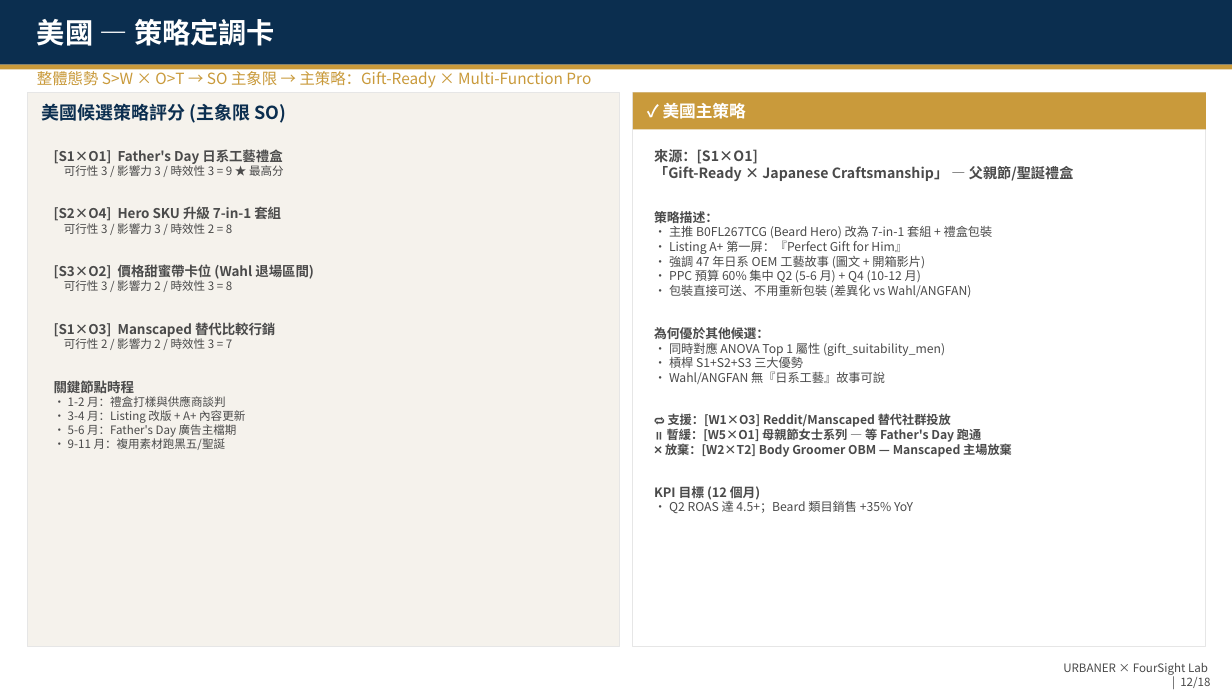
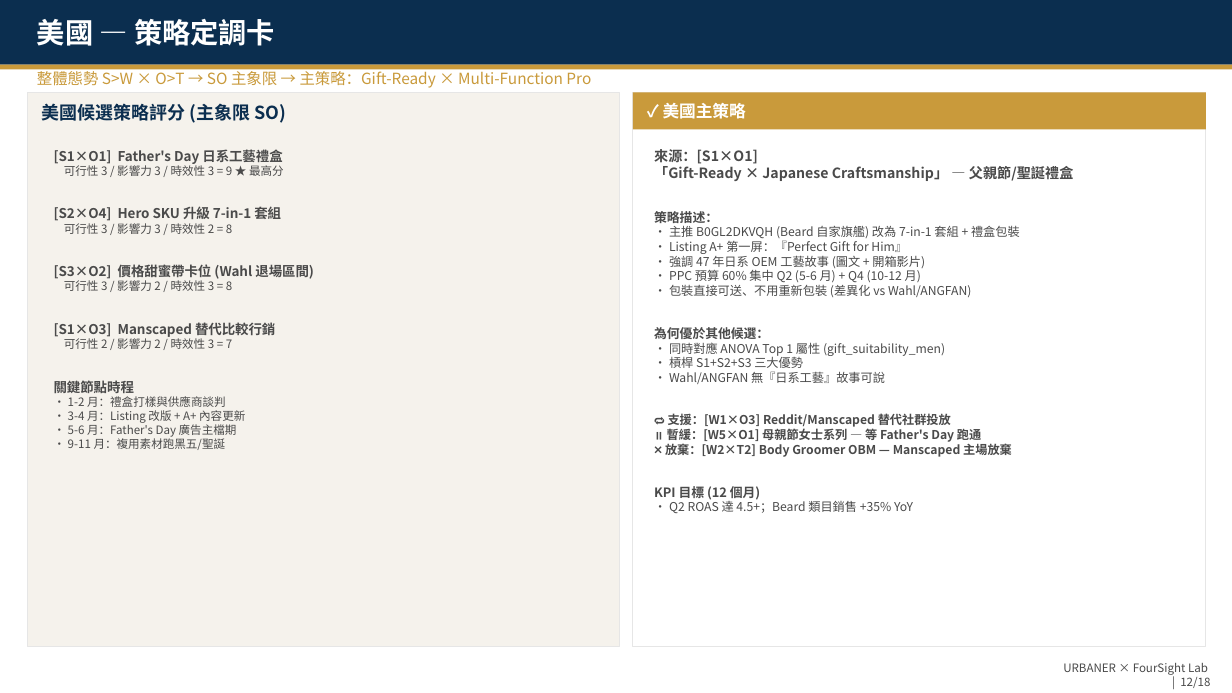
Before and after one commit to TimLai666/urbaner, a slide deck: slide 12 of output/URBANER_BMC_SWOT.pptx. Drawn at 1232x693 pixels with LibreOffice and Linux fonts; fonts in the diff are those of the drawing. Boxes give left, top, right and bottom in pixels: in the first picture for what was removed or moved away, otherwise in the second. Text is boxed around its words. In the diff, an @@ line names an element or a change of style, - is before the commit and + after.

```diff
--- a/output/URBANER_BMC_SWOT.pptx
+++ b/output/URBANER_BMC_SWOT.pptx
@@ text at (669,226,1020,241): text changed @@
-• 主推 B0FL267TCG (Beard Hero) 改為 7-in-1 套組 + 禮盒包裝
+• 主推 B0GL2DKVQH (Beard 自家旗艦) 改為 7-in-1 套組 + 禮盒包裝
```
Also in this commit, not shown: 13 other slides changed, 1 other file.
